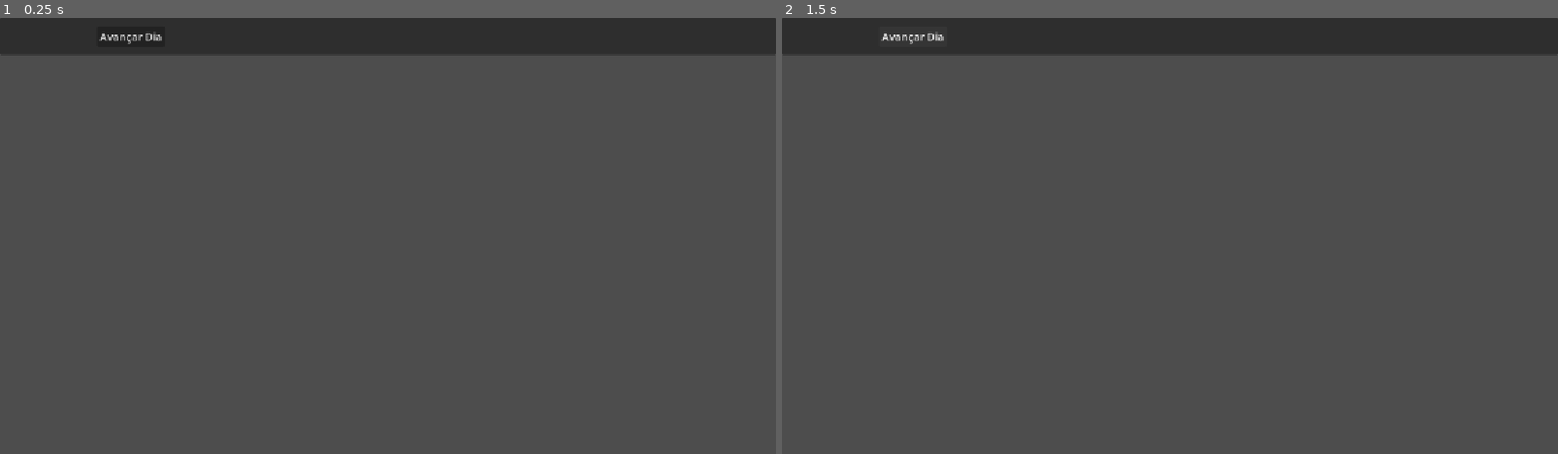
Above: before the commit, frames 1-2 (left to right).
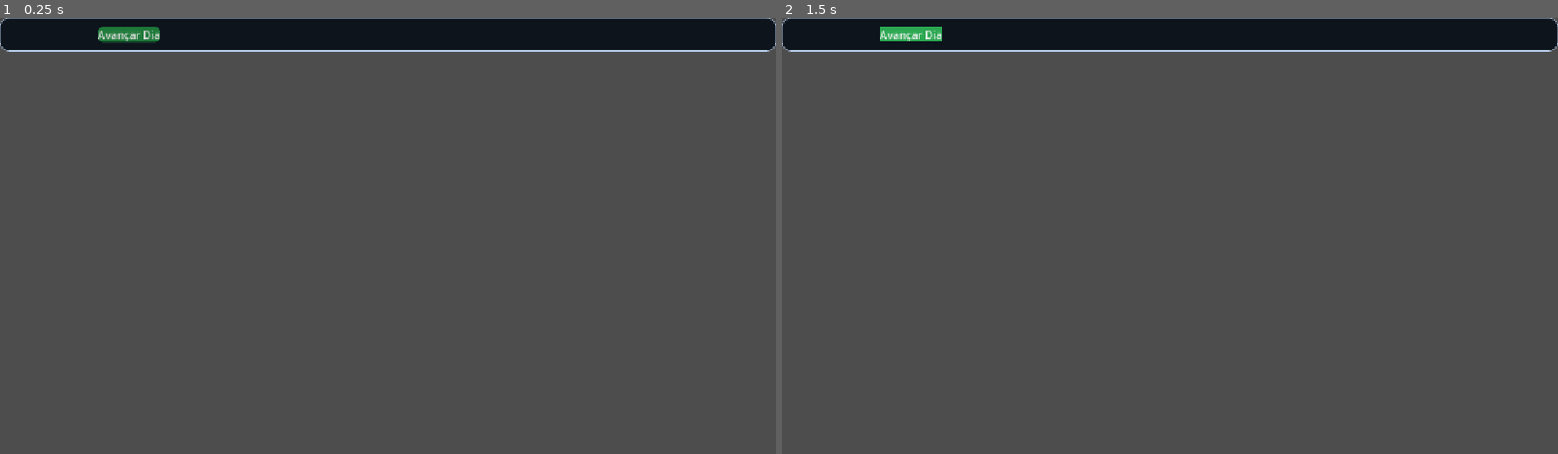
Above: after the commit, the same moments.

Repository: sofiabali/Lucrey
Game: Godot game, scene res://scenes/CenaInicial.tscn
Two runs of this game, one before a commit and one after it. Both use one fixed random seed, a clock stepped at 60 frames per second and the inputs below.
Inputs:
- Up to frame 1 (0.25 s): no input
- Up to frame 2 (1.5 s): click "Avançar Dia" at 0.5 s; click "Avançar Dia" at 1.25 s

The runs differ from the first frame. In frame 1, 8.1% of the frame differs, in the area x 0-100%, y 0-9%; in frame 2, 8.2%.

Commit message:
Personalizando barra superior

Diff:
--- a/jogo/project.godot
+++ b/jogo/project.godot
@@ -24,6 +24,10 @@
 
 window/stretch/mode="canvas_items"
 window/stretch/aspect="expand"
+
+[gui]
+
+theme/custom="uid://b2fm4ln5os0ra"
 
 [input]
 
--- a/jogo/scenes/lucrey_theme.tres
+++ b/jogo/scenes/lucrey_theme.tres
@@ -1,3 +1,32 @@
 [gd_resource type="Theme" format=3 uid="uid://b2fm4ln5os0ra"]
 
+[sub_resource type="StyleBoxFlat" id="StyleBoxFlat_akwjr"]
+bg_color = Color(0.16890675, 0.6563655, 0.31680658, 1)
+
+[sub_resource type="StyleBoxFlat" id="StyleBoxFlat_py3gm"]
+bg_color = Color(0.12156863, 0.47843137, 0.22745098, 1)
+corner_radius_top_left = 8
+corner_radius_top_right = 8
+corner_radius_bottom_right = 8
+corner_radius_bottom_left = 8
+
+[sub_resource type="StyleBoxFlat" id="StyleBoxFlat_bwxek"]
+bg_color = Color(0.101526596, 0.41544476, 0.1950807, 1)
+
+[sub_resource type="StyleBoxFlat" id="StyleBoxFlat_ltphf"]
+bg_color = Color(0.050980393, 0.078431375, 0.10980392, 1)
+border_width_left = 1
+border_width_top = 1
+border_width_right = 1
+border_width_bottom = 1
+border_color = Color(0.715463, 0.8007029, 0.9143243, 1)
+corner_radius_top_left = 12
+corner_radius_top_right = 12
+corner_radius_bottom_right = 12
+corner_radius_bottom_left = 12
+
 [resource]
+Button/styles/hover = SubResource("StyleBoxFlat_akwjr")
+Button/styles/normal = SubResource("StyleBoxFlat_py3gm")
+Button/styles/pressed = SubResource("StyleBoxFlat_bwxek")
+PanelContainer/styles/panel = SubResource("StyleBoxFlat_ltphf")
